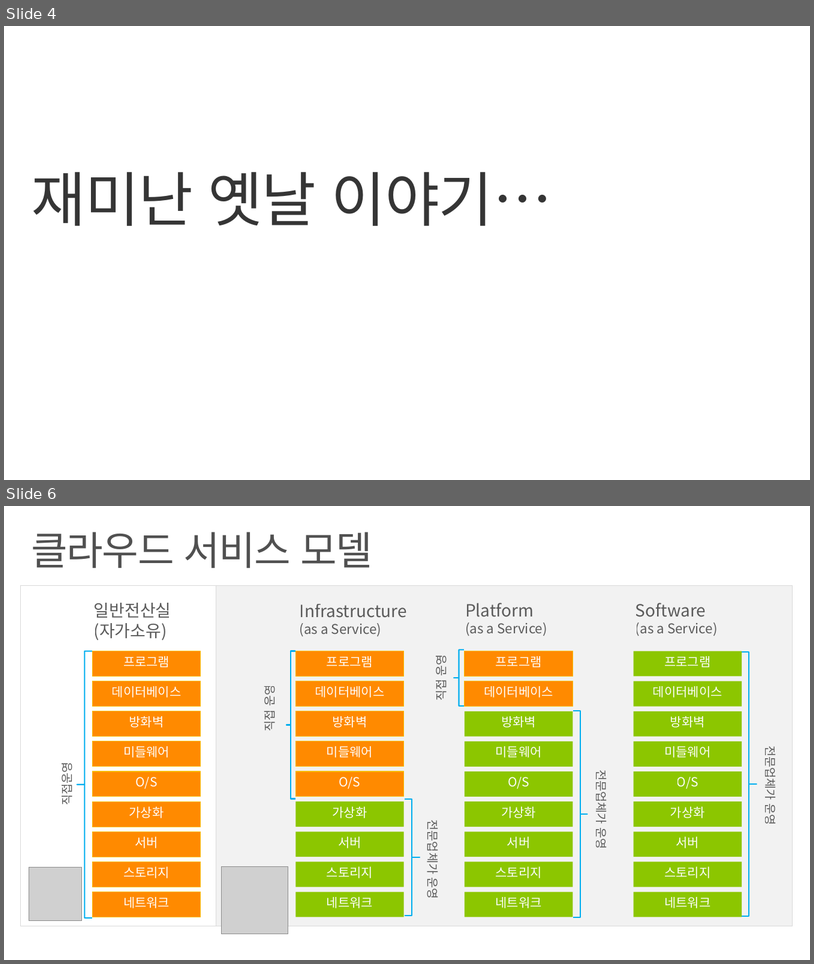
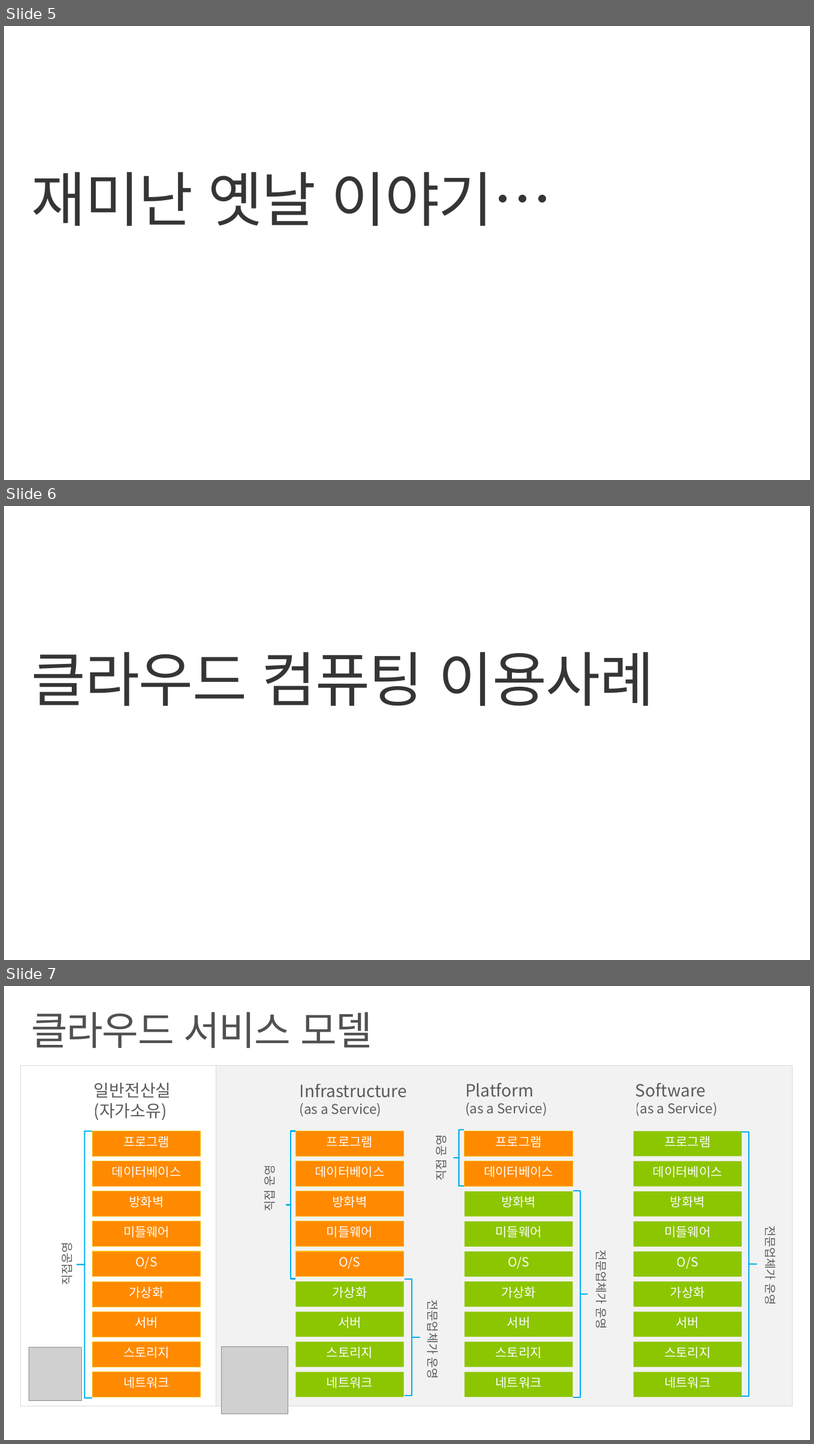
Before and after one commit to angie4u/xamarin-hol, a slide deck: Azure Mobile App/Cloud Computing Overview.pptx. Shown one above the other, each under a label of ours: slides 4 and 6 before the commit, slides 5, 6 and 7 after it; the slides between them are not shown. The pictures are 814x964 and 814x1444 pixels, drawn with LibreOffice and Linux fonts; fonts in the diff are those of the drawing; grey boxes stand for pictures; background and template pictures are left out. Boxes give left, top, right and bottom in pixels: in the first picture for what was removed or moved away, otherwise in the second. Text is boxed around its words. In the diff, an @@ line names an element or a change of style, - is before the commit and + after.

```diff
--- a/Azure Mobile App/Cloud Computing Overview.pptx
+++ b/Azure Mobile App/Cloud Computing Overview.pptx
@@ slide 6 added at box(4, 506, 810, 960), background #FFFFFF @@
@@ title added at box(32, 652, 654, 706), 70.6 pt, text #353535 @@
+클라우드 컴퓨팅 이용사례
@@ what was slide 4 is now slide 5 @@
@@ what was slide 6 is now slide 7 @@
```
Also in this commit, not shown: 8 other files.
